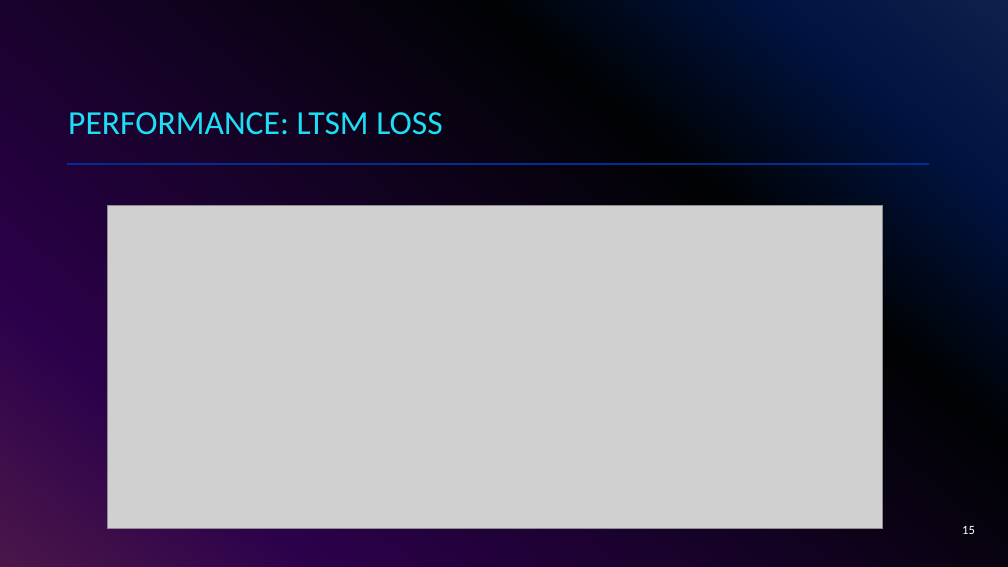
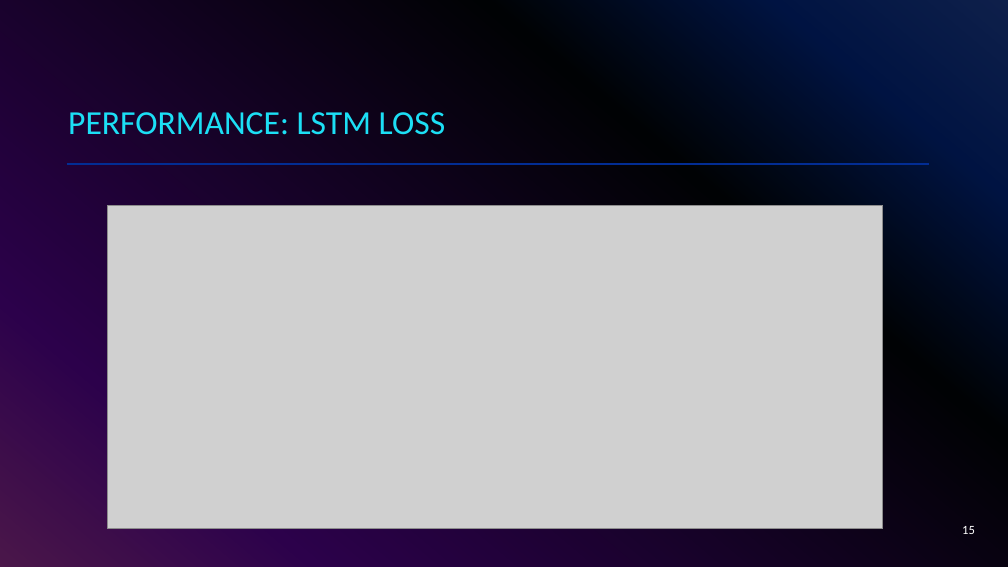
Before and after one commit to AustinCarnline/CS5393_Final, a slide deck: slide 15 of Presentation/Final Presentation.pptx. Drawn at 1008x567 pixels with LibreOffice and Linux fonts; fonts in the diff are those of the drawing; grey boxes stand for pictures. Boxes give left, top, right and bottom in pixels: in the first picture for what was removed or moved away, otherwise in the second. Text is boxed around its words. In the diff, an @@ line names an element or a change of style, - is before the commit and + after.

```diff
--- a/Presentation/Final Presentation.pptx
+++ b/Presentation/Final Presentation.pptx
@@ title at (x1=68, y1=112, x2=446, y2=135): text changed @@
-PERFORMANCE: LTSM LOSS
+PERFORMANCE: LSTM LOSS
```
Also in this commit, not shown: 7 other slides changed, 3 other files.
